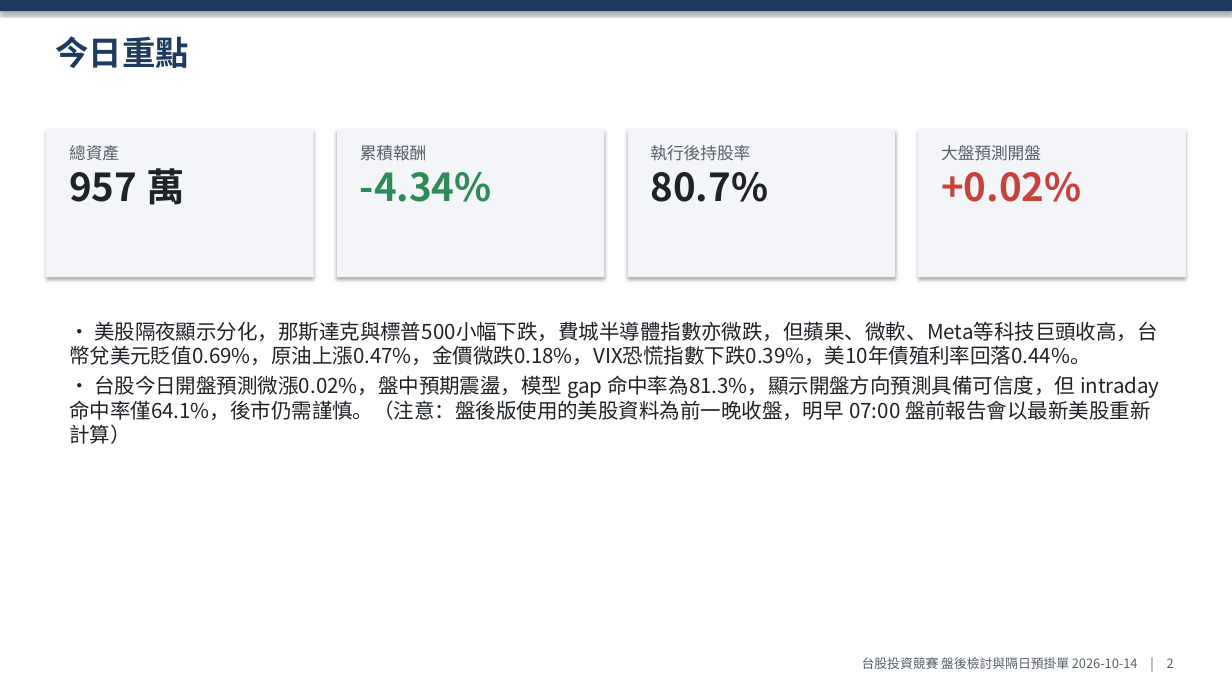
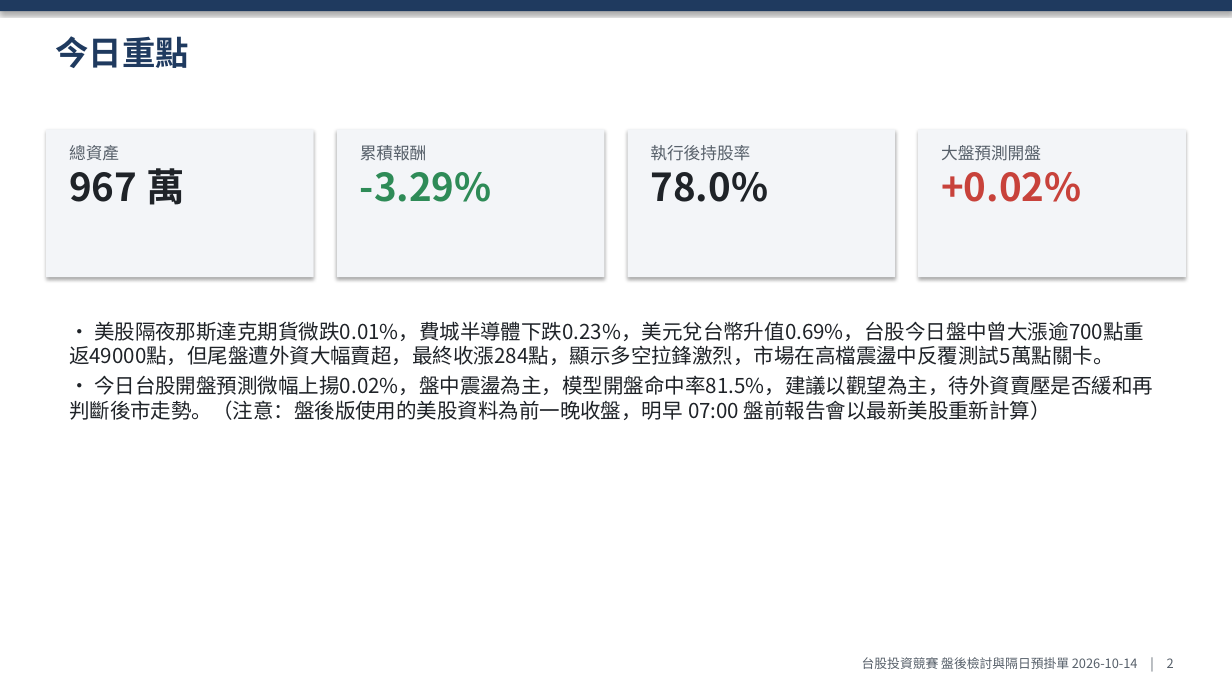
Before and after one commit to ZHANGFU-XIANG/xq, a slide deck: slide 2 of reports/2026-10/2026-10-14_盤後檢討與隔日預掛單.pptx. Drawn at 1232x693 pixels with LibreOffice and Linux fonts; fonts in the diff are those of the drawing. Boxes give left, top, right and bottom in pixels: in the first picture for what was removed or moved away, otherwise in the second. Text is boxed around its words. In the diff, an @@ line names an element or a change of style, - is before the commit and + after.

```diff
--- a/reports/2026-10/2026-10-14_盤後檢討與隔日預掛單.pptx
+++ b/reports/2026-10/2026-10-14_盤後檢討與隔日預掛單.pptx
@@ text at <box>69,168,184,205</box>: text changed @@
-957 萬
+967 萬
@@ text at <box>360,172,492,202</box>: text changed @@
--4.34%
+-3.29%
@@ text at <box>650,172,768,202</box>: text changed @@
-80.7%
+78.0%
@@ text at <box>69,321,1153,420</box>: text changed @@
-• 美股隔夜顯示分化，那斯達克與標普500小幅下跌，費城半導體指數亦微跌，但蘋果、微軟、Meta等科技巨頭收高，台幣兌美元貶值0.69%，原油上漲0.47%，金價微跌0.18%，VIX恐慌指數下跌0.39%，美10年債殖利率回落0.44%。
-• 台股今日開盤預測微漲0.02%，盤中預期震盪，模型 gap 命中率為81.3%，顯示開盤方向預測具備可信度，但 intraday 命中率僅64.1%，後市仍需謹慎。（注意：盤後版使用的美股資料為前一晚收盤，明早 07:00 盤前報告會以最新美股重新計算）
+• 美股隔夜那斯達克期貨微跌0.01%，費城半導體下跌0.23%，美元兌台幣升值0.69%，台股今日盤中曾大漲逾700點重返49000點，但尾盤遭外資大幅賣超，最終收漲284點，顯示多空拉鋒激烈，市場在高檔震盪中反覆測試5萬點關卡。
+• 今日台股開盤預測微幅上揚0.02%，盤中震盪為主，模型開盤命中率81.5%，建議以觀望為主，待外資賣壓是否緩和再判斷後市走勢。（注意：盤後版使用的美股資料為前一晚收盤，明早 07:00 盤前報告會以最新美股重新計算）
```
Also in this commit, not shown: 22 other slides changed, 4 slides added, 13 other files.
